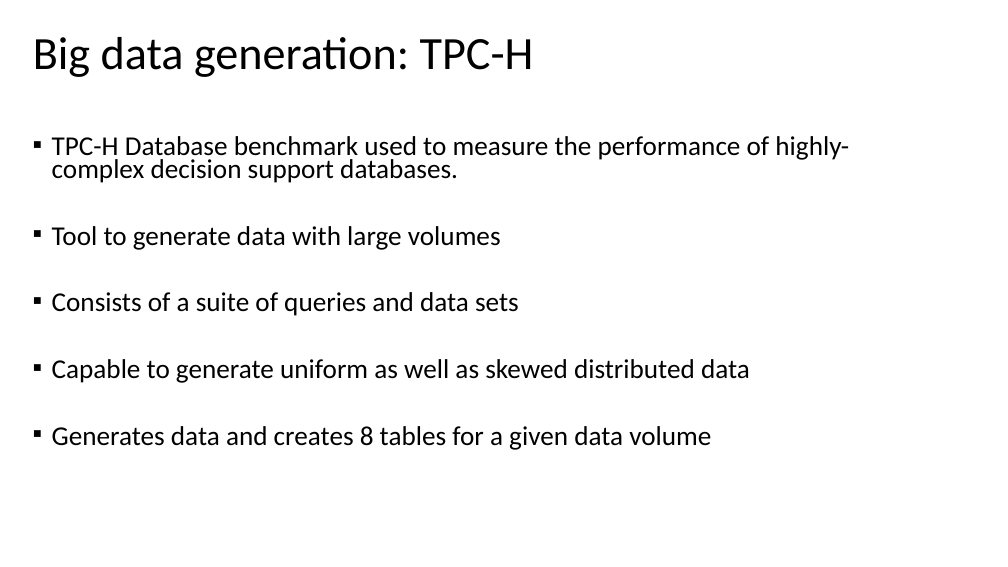
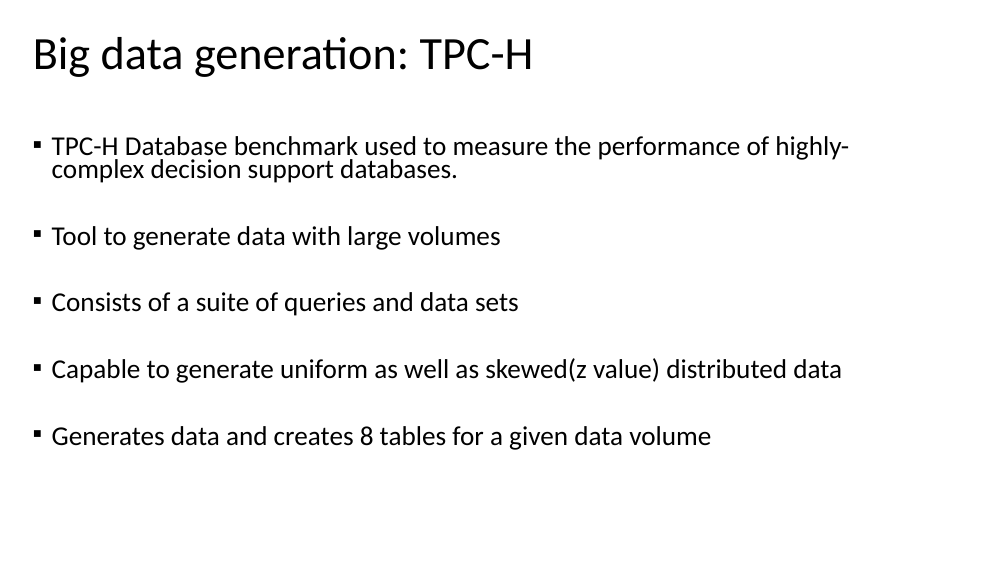
Before and after one commit to gprasad09/Apache-Spark-Cluster-Project, a slide deck: slide 20 of misc/ProjectReports-In progress/TermProject.pptx. Drawn at 1008x567 pixels with LibreOffice and Linux fonts; fonts in the diff are those of the drawing. Boxes give left, top, right and bottom in pixels: in the first picture for what was removed or moved away, otherwise in the second. Text is boxed around its words. In the diff, an @@ line names an element or a change of style, - is before the commit and + after.

```diff
--- a/misc/ProjectReports-In progress/TermProject.pptx
+++ b/misc/ProjectReports-In progress/TermProject.pptx
@@ text at box(52, 358, 842, 383): text changed @@
-▪ Capable to generate uniform as well as skewed distributed data
+▪ Capable to generate uniform as well as skewed(z value) distributed data
```
Also in this commit, not shown: 5 other slides changed, 4 slides added, 3 slides removed.
